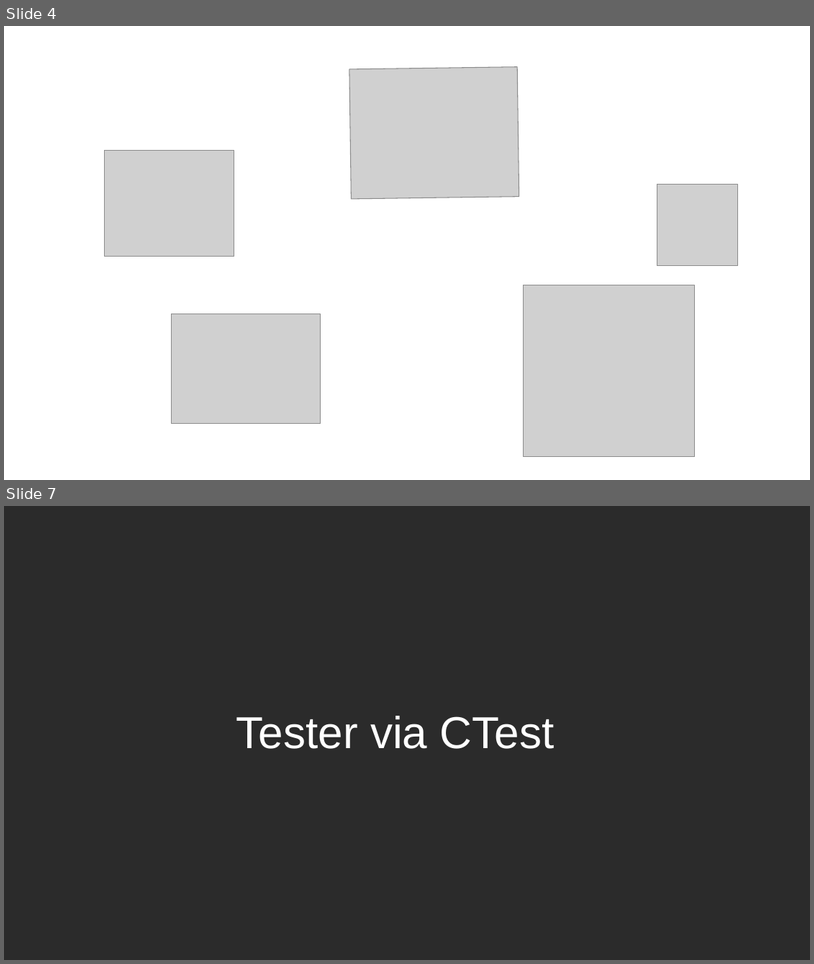
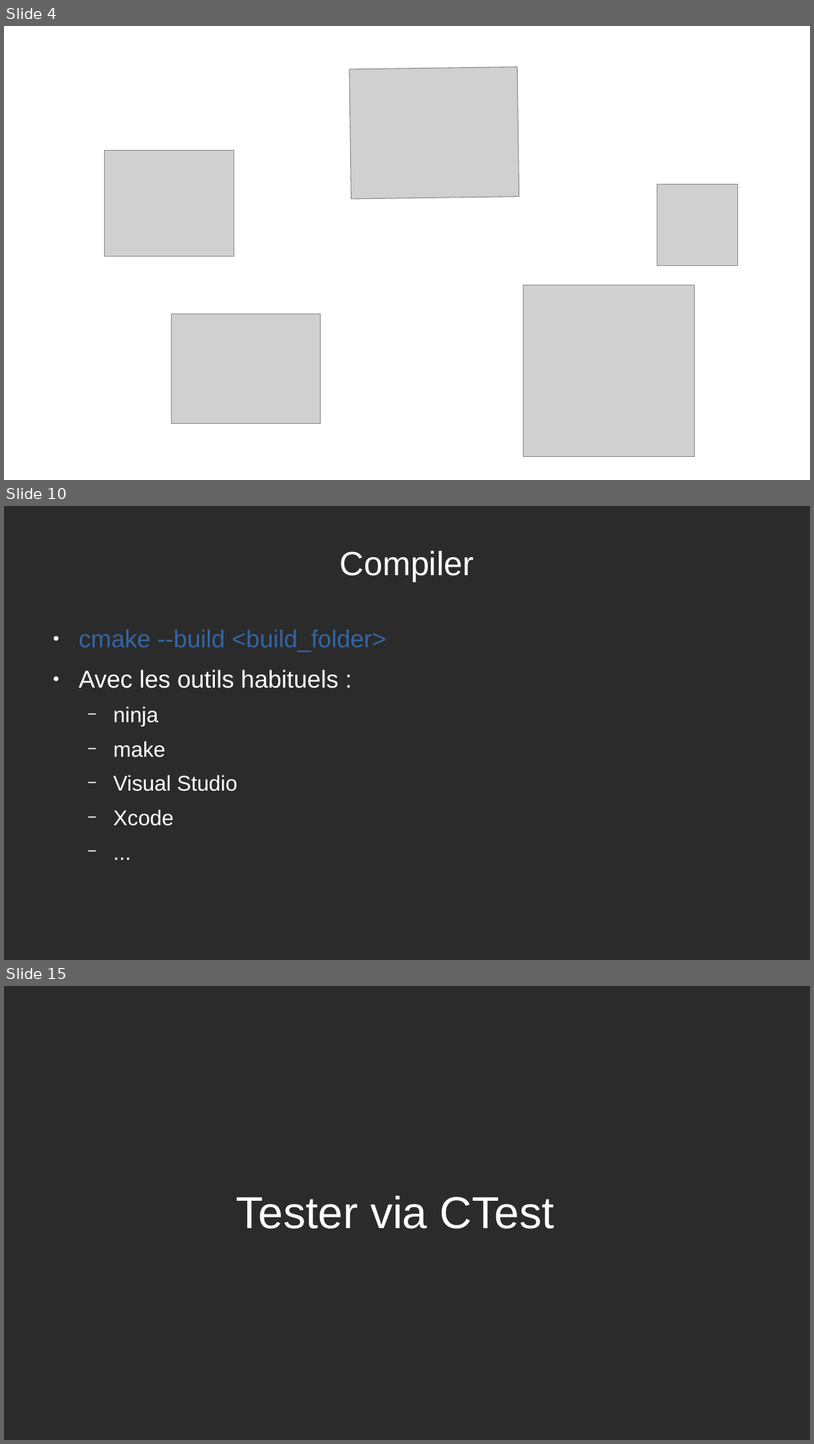
Before and after one commit to joeBlinx/Presentation_CMake, a slide deck: Presentation_CMake.odp. Shown one above the other, each under a label of ours: slides 4 and 7 before the commit, slides 4, 10 and 15 after it; the slides between them are not shown. The pictures are 814x964 and 814x1444 pixels, drawn with LibreOffice and Linux fonts; fonts in the diff are those of the drawing; grey boxes stand for pictures; background and template pictures are left out; a plain dark background stands for a picture behind light text. Boxes give left, top, right and bottom in pixels: in the first picture for what was removed or moved away, otherwise in the second. Text is boxed around its words. In the diff, an @@ line names an element or a change of style, - is before the commit and + after.

```diff
--- a/Presentation_CMake.odp
+++ b/Presentation_CMake.odp
@@ slide 10 added at <box>4,506,810,960</box>, background picture (left out) @@
@@ title added at <box>340,551,474,582</box>, 33 pt, text #FFFFFF @@
+Compiler
@@ text added at <box>79,629,387,826</box>, 24 pt, text #FFFFFF @@
+● cmake --build <build_folder>
+● Avec les outils habituels :
+  − ninja
+  − make
+  − Visual Studio
+  − Xcode
+  − ...
@@ what was slide 7 is now slide 15 @@
```
Also in this commit, not shown: 3 slides changed, 7 other slides added, 2 other files.
